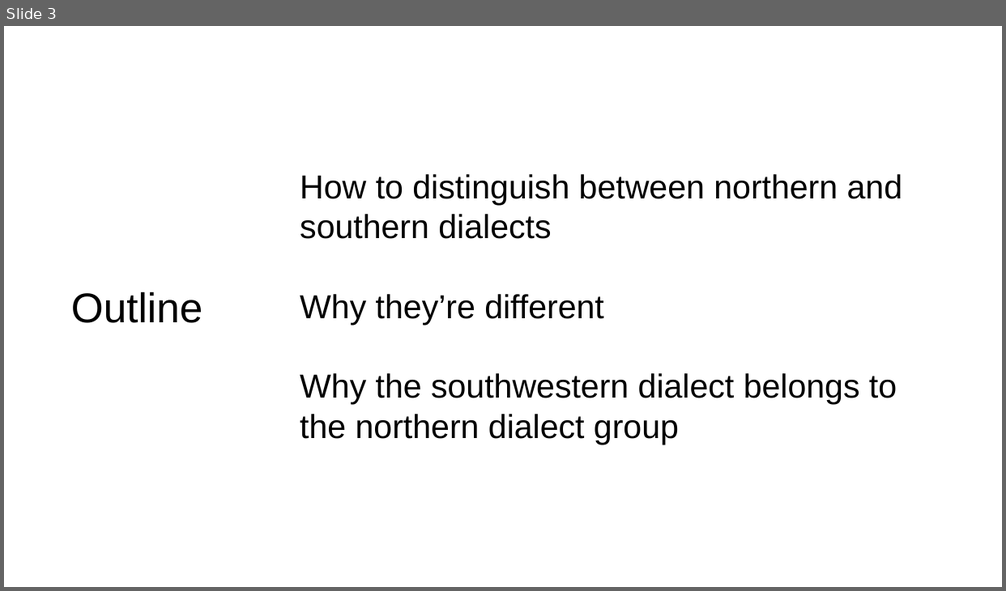
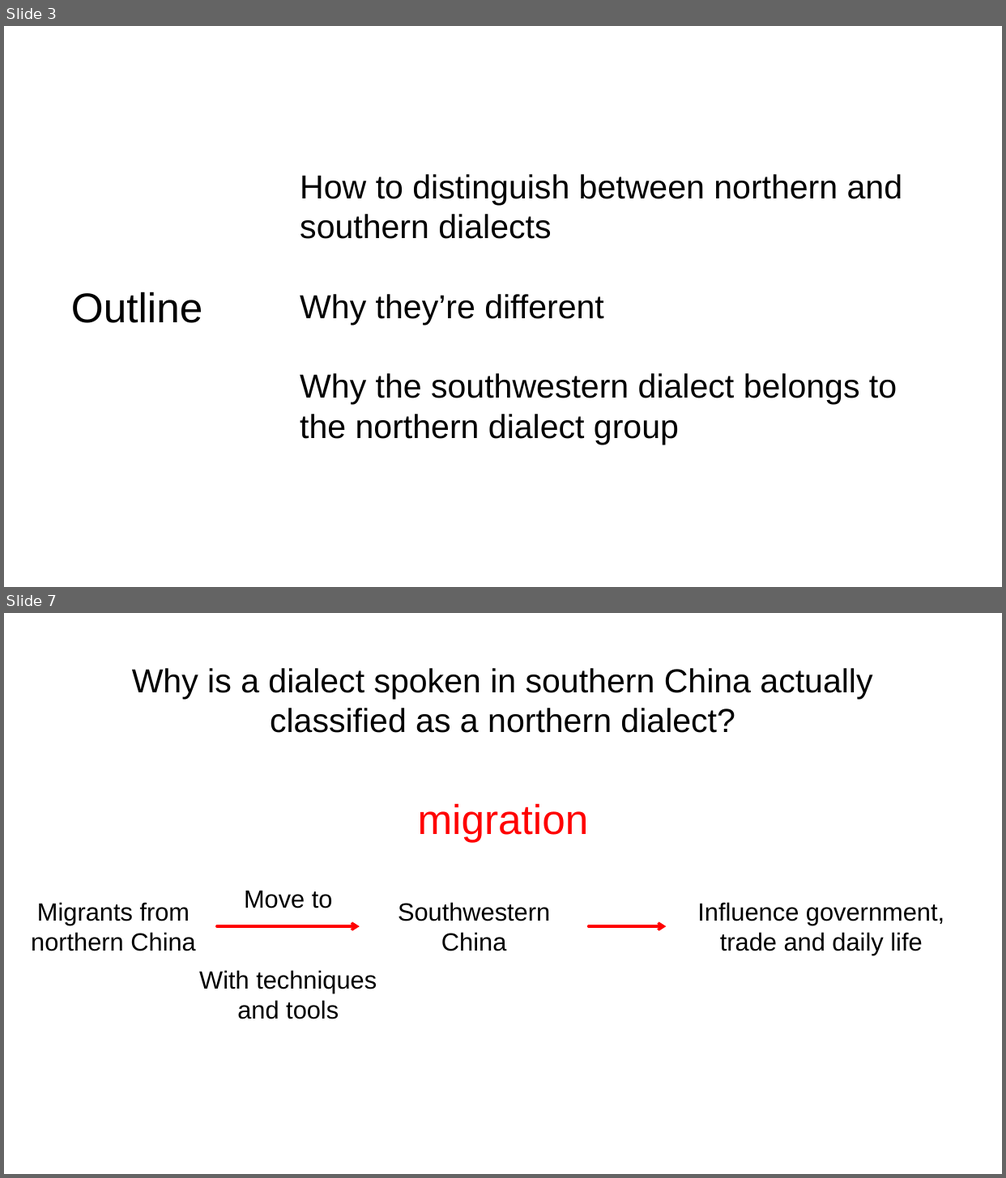
Before and after one commit to poembelief4/note, a slide deck: 南科大/SE2/presentation.pptx. Shown one above the other, each under a label of ours: slide 3 before the commit, slides 3 and 7 after it; the slides between them are not shown. The pictures are 1006x591 and 1006x1178 pixels, drawn with LibreOffice and Linux fonts; fonts in the diff are those of the drawing. Boxes give left, top, right and bottom in pixels: in the first picture for what was removed or moved away, otherwise in the second. Text is boxed around its words. In the diff, an @@ line names an element or a change of style, - is before the commit and + after.

```diff
--- a/南科大/SE2/presentation.pptx
+++ b/南科大/SE2/presentation.pptx
@@ slide 7 added at (4, 613, 1002, 1174), background #FFFFFF @@
@@ text added at (132, 668, 872, 733), 32 pt, text #000000 @@
+Why is a dialect spoken in southern China actually classified as a northern dialect?
@@ text added at (418, 803, 589, 842), 40 pt, text #FF0000 @@
+migration
@@ text added at (31, 902, 195, 952), 24 pt, text #000000 @@
+Migrants from northern China
@@ text added at (244, 890, 333, 909), 24 pt, text #000000 @@
+Move to
@@ text added at (398, 902, 550, 952), 24 pt, text #000000 @@
+Southwestern
+China
@@ text added at (697, 902, 944, 956), 24 pt, text #000000 @@
+Influence government, trade and daily life
@@ arrow added from (216, 926) to (360, 926), #FF0000 2.5 pt @@
@@ arrow added from (589, 926) to (667, 926), #FF0000 2.5 pt @@
@@ text added at (199, 970, 377, 1020), 24 pt, text #000000 @@
+With techniques and tools
```
Also in this commit, not shown: 3 slides changed, 4 other slides added, 2 other files.
